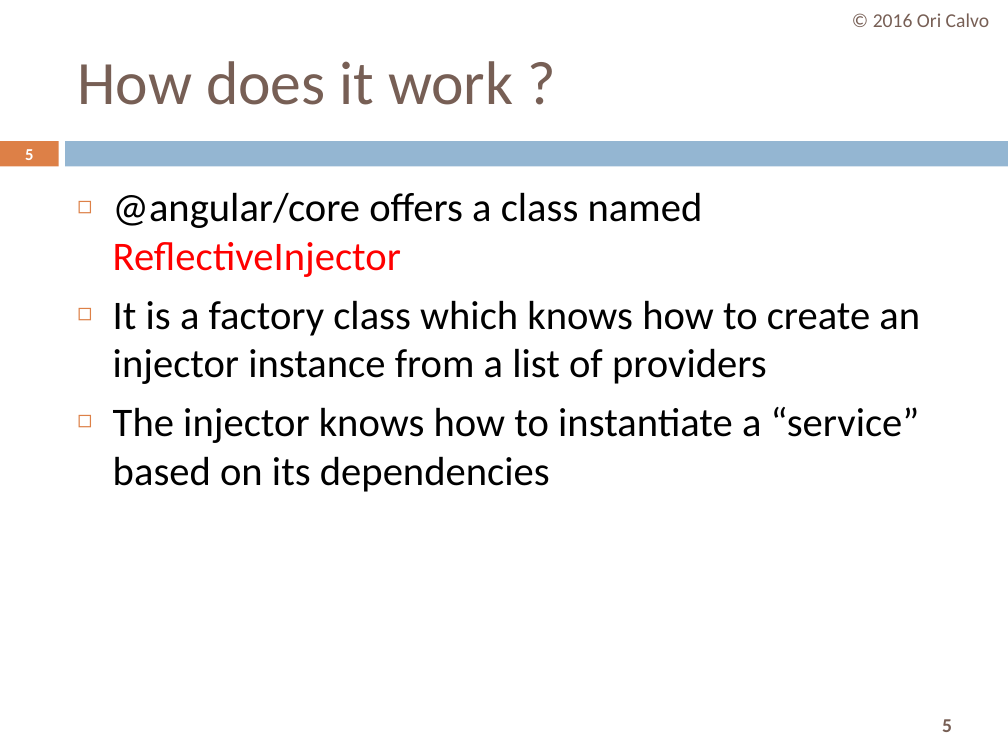
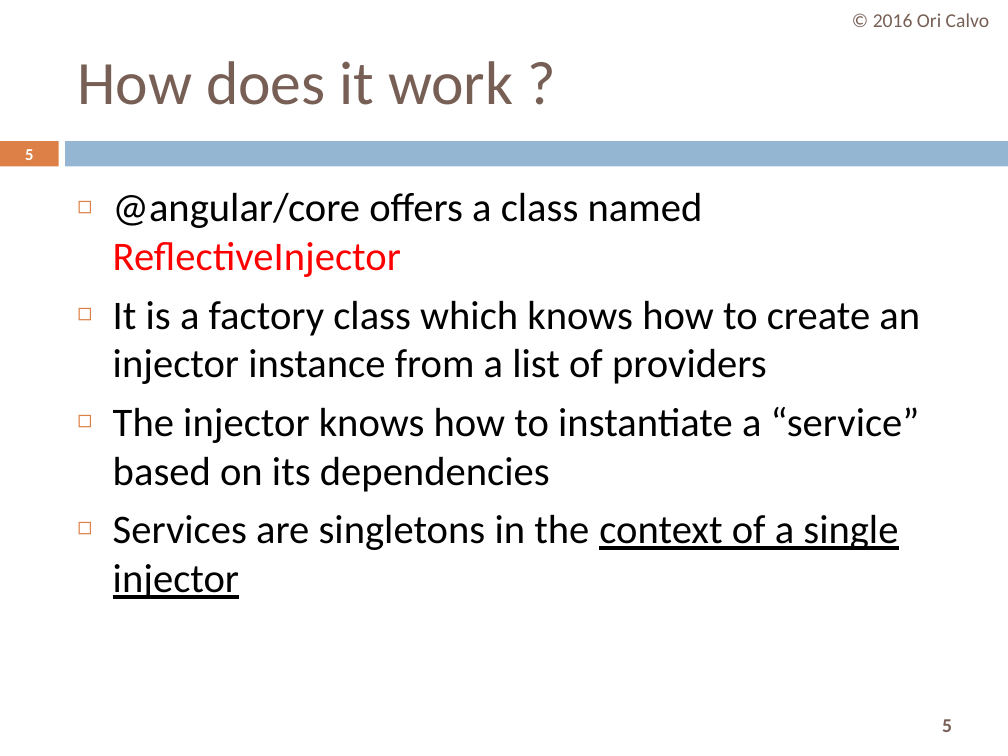
Before and after one commit to oricalvo/course-angular, a slide deck: slide 5 of PPTs/02 Dependency Injection.pptx. Drawn at 1008x756 pixels with LibreOffice and Linux fonts; fonts in the diff are those of the drawing. Boxes give left, top, right and bottom in pixels: in the first picture for what was removed or moved away, otherwise in the second. Text is boxed around its words. In the diff, an @@ line names an element or a change of style, - is before the commit and + after.

```diff
--- a/PPTs/02 Dependency Injection.pptx
+++ b/PPTs/02 Dependency Injection.pptx
@@ text at <box>113,514,898,599</box>: paragraph added @@
+◻ Services are singletons in the context of a single injector
```
Also in this commit, not shown: 11 other slides changed, 5 other files.
